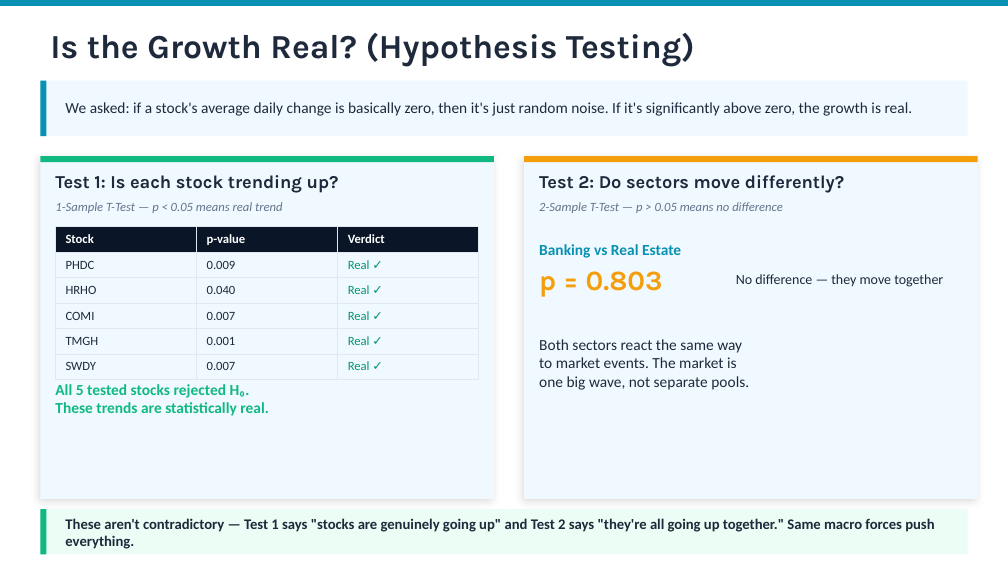
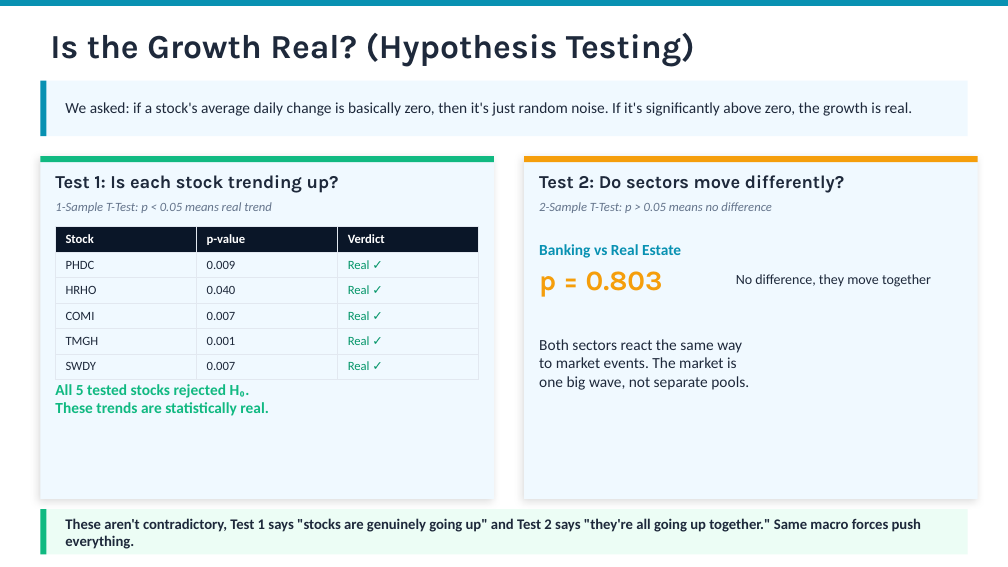
Before and after one commit to mohamedredasafan1/dataroom, a slide deck: slide 6 of EGX30_Presentation_Final.pptx. Drawn at 1008x567 pixels with LibreOffice and Linux fonts; fonts in the diff are those of the drawing. Boxes give left, top, right and bottom in pixels: in the first picture for what was removed or moved away, otherwise in the second. Text is boxed around its words. In the diff, an @@ line names an element or a change of style, - is before the commit and + after.

```diff
--- a/EGX30_Presentation_Final.pptx
+++ b/EGX30_Presentation_Final.pptx
@@ text at [55,202,272,213]: text changed @@
-1-Sample T-Test — p < 0.05 means real trend
+1-Sample T-Test: p < 0.05 means real trend
@@ text at [539,202,772,213]: text changed @@
-2-Sample T-Test — p > 0.05 means no difference
+2-Sample T-Test: p > 0.05 means no difference
@@ text at [736,274,931,287]: text changed @@
-No difference — they move together
+No difference, they move together
@@ text at [65,518,921,549]: text changed @@
-These aren't contradictory — Test 1 says "stocks are genuinely going up" and Test 2 says "they're all going up together." Same macro forces push everything.
+These aren't contradictory, Test 1 says "stocks are genuinely going up" and Test 2 says "they're all going up together." Same macro forces push everything.
```
Also in this commit, not shown: 9 other slides changed.
